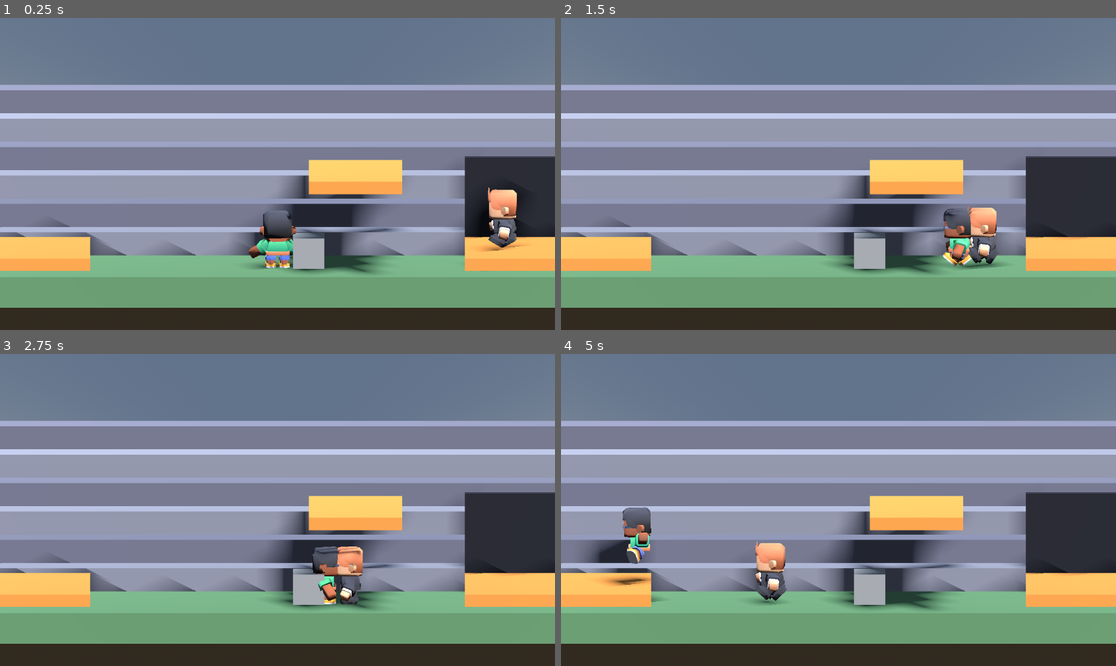
Above: before the commit, frames 1-4 (two rows, left to right).
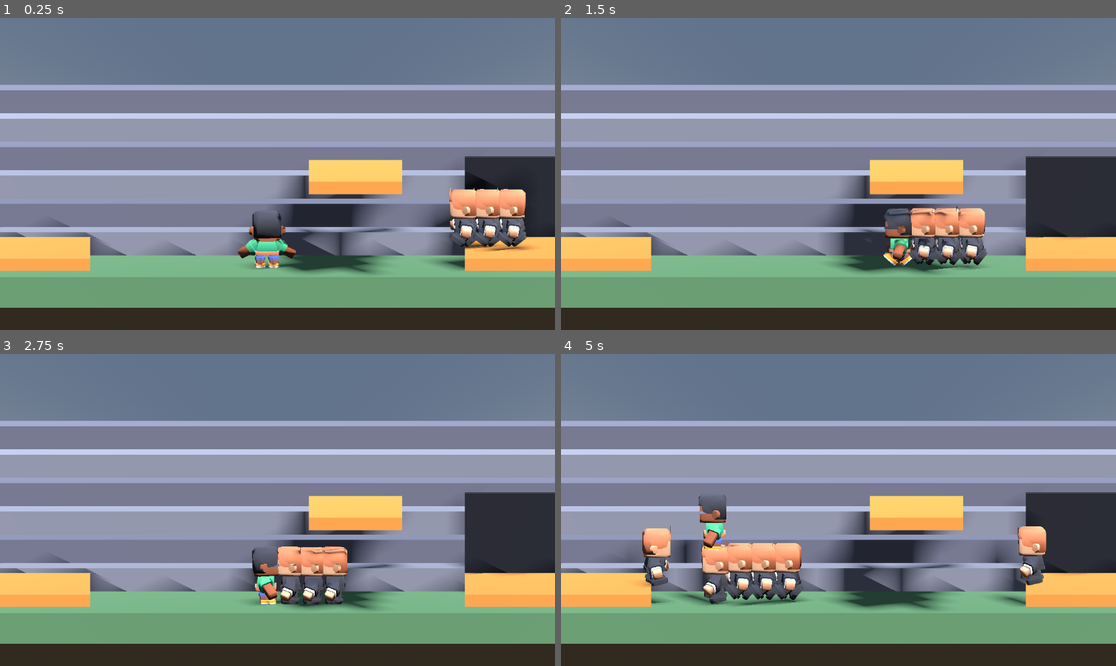
Above: after the commit, the same moments.

Repository: allan-gomez-creator/Barrasbalas
Game: Godot game, scene res://main.tscn
Two runs of this game, one before a commit and one after it. Both use one fixed random seed, a clock stepped at 60 frames per second and the inputs below.
Inputs (mouse positions are in pixels of both pictures, inside the frame that each line leads up to):
- Up to frame 1 (0.25 s): no input
- Up to frame 2 (1.5 s): tap Enter at 0.5 s; move the mouse to (960, 158) at 0.52 s; hold D (move_right) 0.53-1.28 s; tap Q (rodar) at 0.6 s; tap Space (saltar) at 0.77 s; move the mouse to (727, 189) at 1.27 s; hold A (move_left) from 1.28 s (still down); right-click (727, 189) at 1.35 s
- Up to frame 3 (2.75 s): tap Space (saltar) at 1.52 s; tap Q (rodar) at 1.55, 2.3 s; move the mouse to (333, 441) at 2.02 s; release A (move_left) at 2.03 s; hold D (move_right) from 2.03 s (still down); click (333, 441) at 2.1 s
- Up to frame 4 (5 s): move the mouse to (810, 572) at 2.77 s; release D (move_right) at 2.78 s; hold W (move_up) 2.78-3.53 s; tap Shift (esquivar) at 2.85 s; tap Space (saltar) at 3.02, 3.77, 4.52 s; tap Q (rodar) at 3.05, 3.8, 4.55 s; move the mouse to (1005, 556) at 3.52 s; hold A (move_left) from 3.53 s (still down); tap R (hacer_ruido) at 3.6 s; move the mouse to (672, 463) at 4.27 s; tap E (interactuar) at 4.35 s

The runs differ from the first frame. In frame 1, 4.7% of the frame differs, in the area x 42-97%, y 51-81%; in frame 2, 4.1%; in frame 3, 3.4%; in frame 4, 8.8%, in the area x 4-88%, y 45-81%.

Commit message:
Integracion avance 1

Diff:
--- a/main.tscn
+++ b/main.tscn
@@ -1,11 +1,8 @@
 [gd_scene format=3 uid="uid://cu35tmbr32rq0"]
 
-[ext_resource type="Script" uid="uid://bj0372xnq02wk" path="res://personaje.gd" id="1_pj"]
-[ext_resource type="PackedScene" uid="uid://biu6tppn8ml1q" path="res://personaje/character-male-a.glb" id="2_modelo"]
+[ext_resource type="PackedScene" uid="uid://cksl1ukcmch7p" path="res://arbitro.tscn" id="2_lquwl"]
 [ext_resource type="Script" uid="uid://dgkhs3olsfacw" path="res://apuntar.gd" id="3_1bvp3"]
-[ext_resource type="PackedScene" uid="uid://c5wlgaqocvngx" path="res://tacleador.tscn" id="3_h2yge"]
-[ext_resource type="Script" uid="uid://c2anmpos86lhu" path="res://diana.gd" id="5_lquwl"]
-[ext_resource type="Script" uid="uid://cheajayngkfaa" path="res://rodar.gd" id="6_rodar"]
+[ext_resource type="PackedScene" path="res://oleadas.tscn" id="5_7mycd"]
 [ext_resource type="Script" uid="uid://llty1vxsmol8" path="res://interactuar.gd" id="7_inter"]
 [ext_resource type="PackedScene" path="res://escenario.tscn" id="8_5vw27"]
 
@@ -17,16 +14,6 @@
 [sub_resource type="Environment" id="Entorno"]
 background_mode = 2
 sky = SubResource("Cielo")
-
-[sub_resource type="CapsuleShape3D" id="Capsula"]
-radius = 0.35
-height = 1.75
-
-[sub_resource type="BoxMesh" id="BoxMesh_xrivr"]
-
-[sub_resource type="BoxShape3D" id="BoxShape3D_xrivr"]
-
-[sub_resource type="BoxMesh" id="BoxMesh_n83nh"]
 
 [node name="Main" type="Node3D" unique_id=1865053807]
 
@@ -42,45 +29,17 @@
 projection = 1
 size = 10.0
 
-[node name="Personaje" type="CharacterBody3D" parent="." unique_id=2138693632 groups=["arbitro", "jugador"]]
-axis_lock_linear_z = true
-script = ExtResource("1_pj")
+[node name="Escenario" parent="." unique_id=834304079 instance=ExtResource("8_5vw27")]
 
-[node name="CollisionShape3D" type="CollisionShape3D" parent="Personaje" unique_id=1605844198]
-transform = Transform3D(1, 0, 0, 0, 1, 0, 0, 0, 1, 0, 0.875, 0)
-shape = SubResource("Capsula")
+[node name="Arbitro" parent="." unique_id=806082619 groups=["jugador"] instance=ExtResource("2_lquwl")]
 
-[node name="Modelo" parent="Personaje" unique_id=590552023 instance=ExtResource("2_modelo")]
-transform = Transform3D(-2.6, 0, 0, 0, 2.6, 0, 0, 0, -2.6, 0, 0, 0)
-
-[node name="Apuntar" type="Node" parent="Personaje" unique_id=1944176471]
+[node name="Apuntar" type="Node" parent="Arbitro" unique_id=1811749069]
 script = ExtResource("3_1bvp3")
 alcance = 9.0
 danio = 1
 cadencia = 0.167
 
-[node name="Rodar" type="Node" parent="Personaje" unique_id=768529291]
-script = ExtResource("6_rodar")
-
-[node name="Interactuar" type="Node" parent="Personaje" unique_id=1439710078]
+[node name="Interactuar" type="Node" parent="Arbitro" unique_id=1922724733]
 script = ExtResource("7_inter")
 
-[node name="Tacleador" parent="." unique_id=398855998 node_paths=PackedStringArray("objetivo") instance=ExtResource("3_h2yge")]
-transform = Transform3D(1, 0, 0, 0, 1, 0, 0, 0, 1, 8, 0.6, 0)
-objetivo = NodePath("../Personaje")
-
-[node name="Caja1" type="StaticBody3D" parent="." unique_id=158947071]
-transform = Transform3D(1, 0, 0, 0, 1, 0, 0, 0, 1, 4, 0.5, -4)
-script = ExtResource("5_lquwl")
-
-[node name="MeshInstance3D" type="MeshInstance3D" parent="Caja1" unique_id=989427044]
-mesh = SubResource("BoxMesh_xrivr")
-
-[node name="CollisionShape3D" type="CollisionShape3D" parent="Caja1" unique_id=560195045]
-shape = SubResource("BoxShape3D_xrivr")
-
-[node name="CajaInteractiva" type="MeshInstance3D" parent="." unique_id=2077083756 groups=["interactivos"]]
-transform = Transform3D(1, 0, 0, 0, 1, 0, 0, 0, 1, 1, 0.5, 0)
-mesh = SubResource("BoxMesh_n83nh")
-
-[node name="Escenario" parent="." unique_id=834304079 instance=ExtResource("8_5vw27")]
+[node name="Oleadas" parent="." unique_id=813242596 instance=ExtResource("5_7mycd")]
Not shown, added: sistema_eventos.gd.uid
